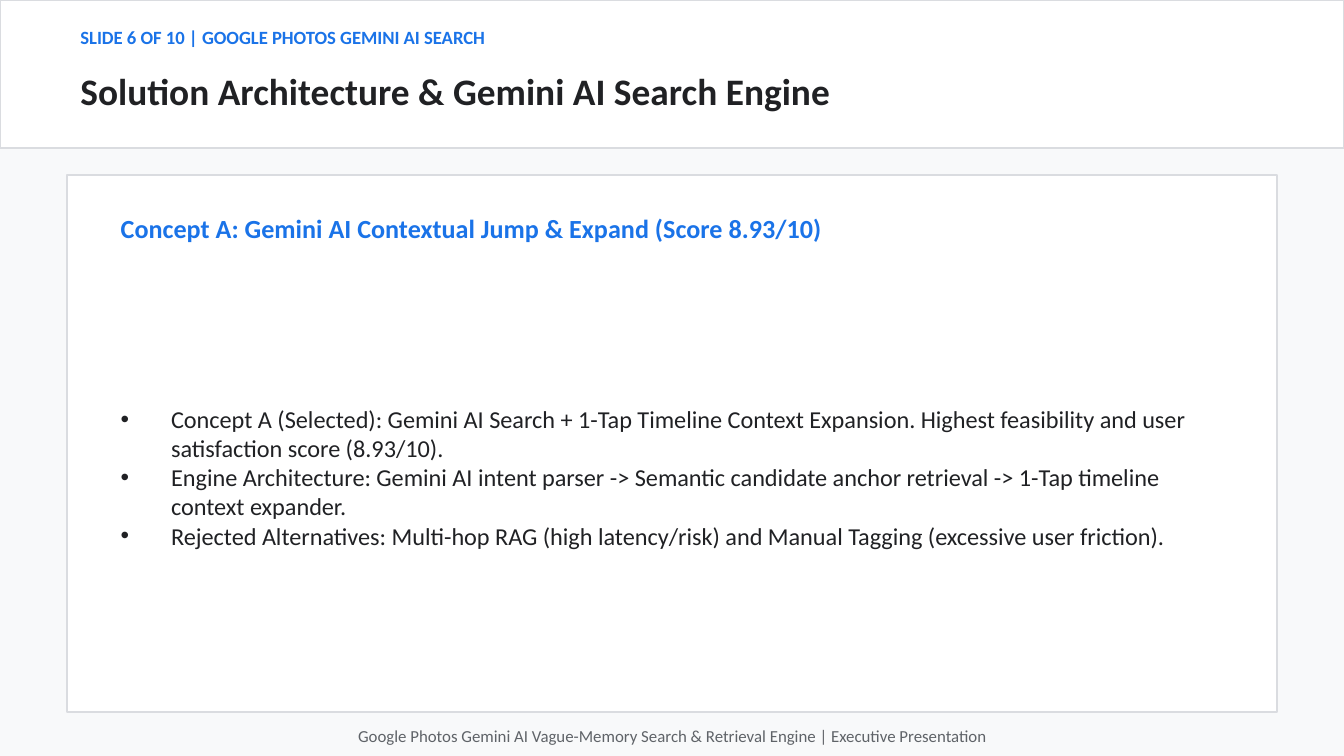
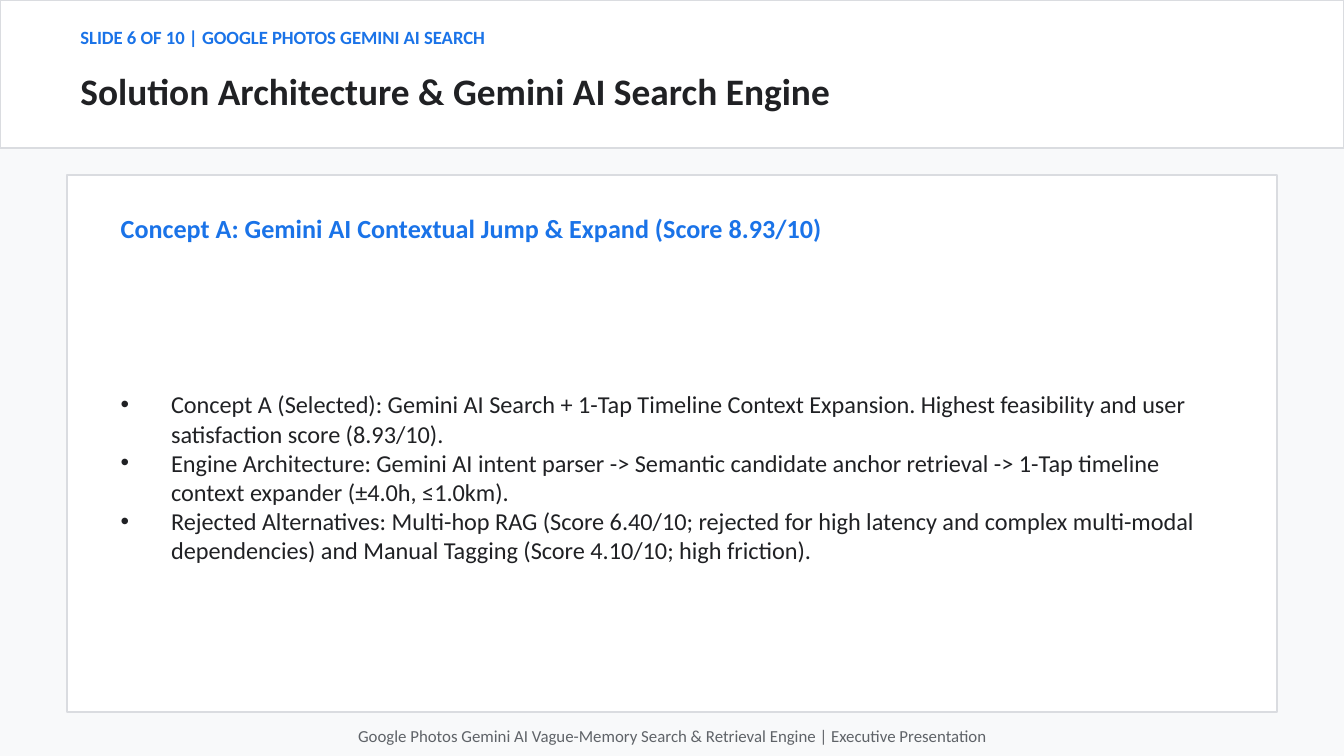
Before and after one commit to hatakekakashi05/google-photos-vague-memory-, a slide deck: slide 6 of output/google_photos_vague_memory_presentation.pptx. Drawn at 1344x756 pixels with LibreOffice and Linux fonts; fonts in the diff are those of the drawing. Boxes give left, top, right and bottom in pixels: in the first picture for what was removed or moved away, otherwise in the second. Text is boxed around its words. In the diff, an @@ line names an element or a change of style, - is before the commit and + after.

```diff
--- a/output/google_photos_vague_memory_presentation.pptx
+++ b/output/google_photos_vague_memory_presentation.pptx
@@ text at (171, 455, 1193, 563): text changed @@
-• Engine Architecture: Gemini AI intent parser -> Semantic candidate anchor retrieval -> 1-Tap timeline context expander.
-• Rejected Alternatives: Multi-hop RAG (high latency/risk) and Manual Tagging (excessive user friction).
+• Engine Architecture: Gemini AI intent parser -> Semantic candidate anchor retrieval -> 1-Tap timeline context expander (±4.0h, ≤1.0km).
+• Rejected Alternatives: Multi-hop RAG (Score 6.40/10; rejected for high latency and complex multi-modal dependencies) and Manual Tagging (Score 4.10/10; high friction).
```
Also in this commit, not shown: 6 other slides changed, 4 other files.
